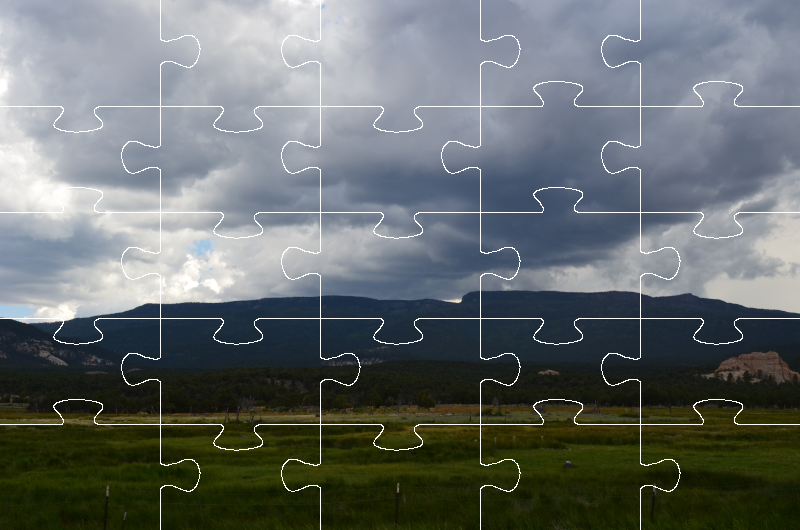
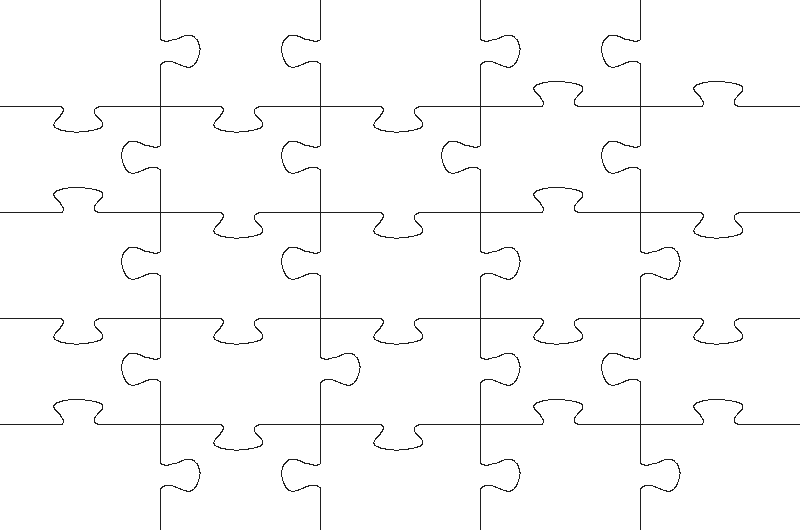
Two versions of the same layered image (800x530). Layer-by-layer changes:
showed "Orange #2" over bbox(0, 0, 800, 530)
hid "DSC_0684.JPG" over bbox(0, 0, 800, 530)
